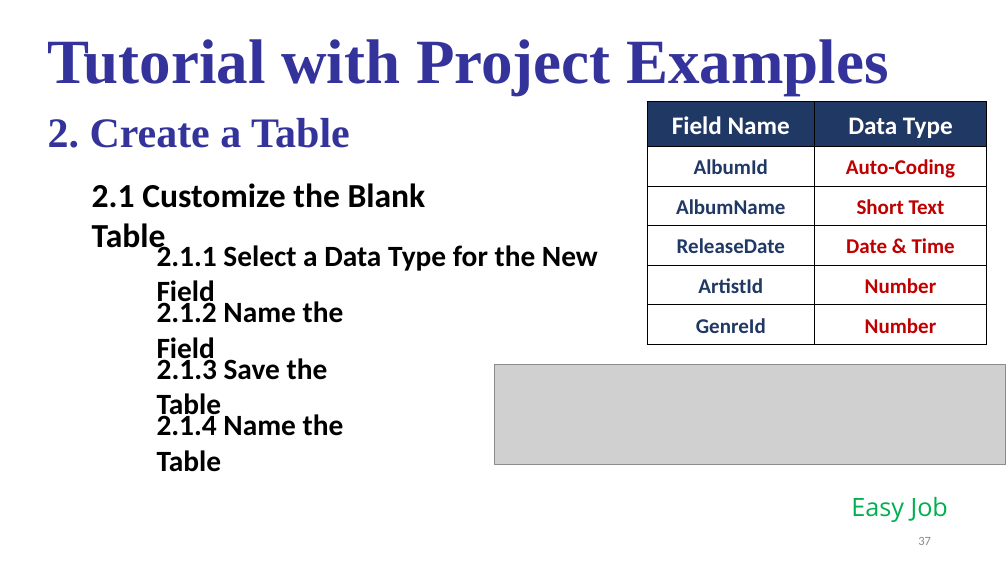
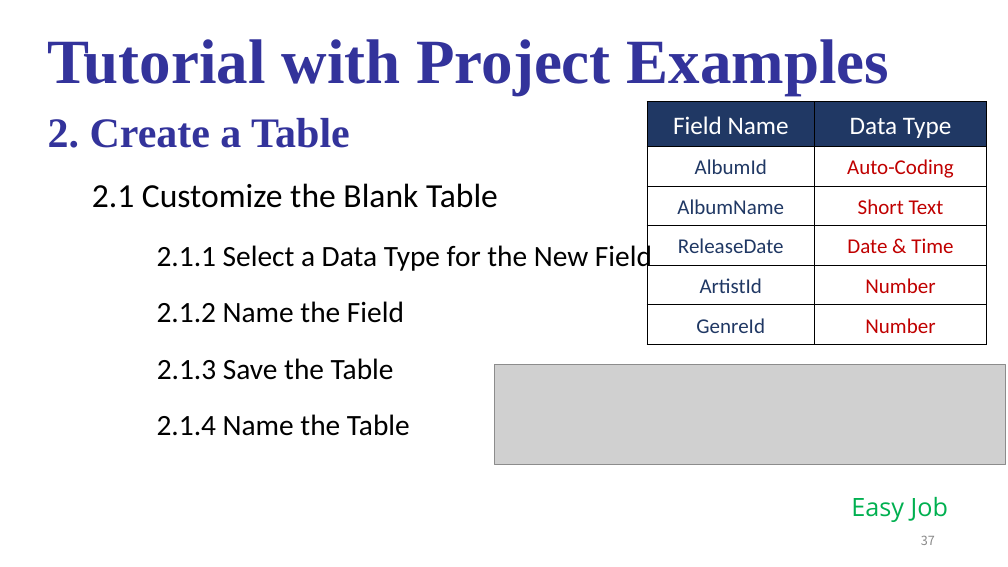
Before and after one commit to gongghao/database-labs, a slide deck: slide 37 of docs/projects/project1/materials/Project_0_1.pptx. Drawn at 1008x567 pixels with LibreOffice and Linux fonts; fonts in the diff are those of the drawing; grey boxes stand for pictures. Boxes give left, top, right and bottom in pixels: in the first picture for what was removed or moved away, otherwise in the second. Text is boxed around its words. In the diff, an @@ line names an element or a change of style, - is before the commit and + after.

```diff
--- a/docs/projects/project1/materials/Project_0_1.pptx
+++ b/docs/projects/project1/materials/Project_0_1.pptx
@@ table at (647, 102, 987, 337) @@
@@ bold off @@
@@ bold off in 5 elements at (157, 414, 410, 436), (157, 358, 394, 380), (157, 301, 404, 323), (157, 242, 652, 274), (92, 183, 498, 208) @@
@@ page number at (921, 536, 935, 545): font Calibri to Noto Sans CJK SC, text colour #8C8C8C to #888888 @@
```
Also in this commit, not shown: 45 other slides changed, 1 other file.
